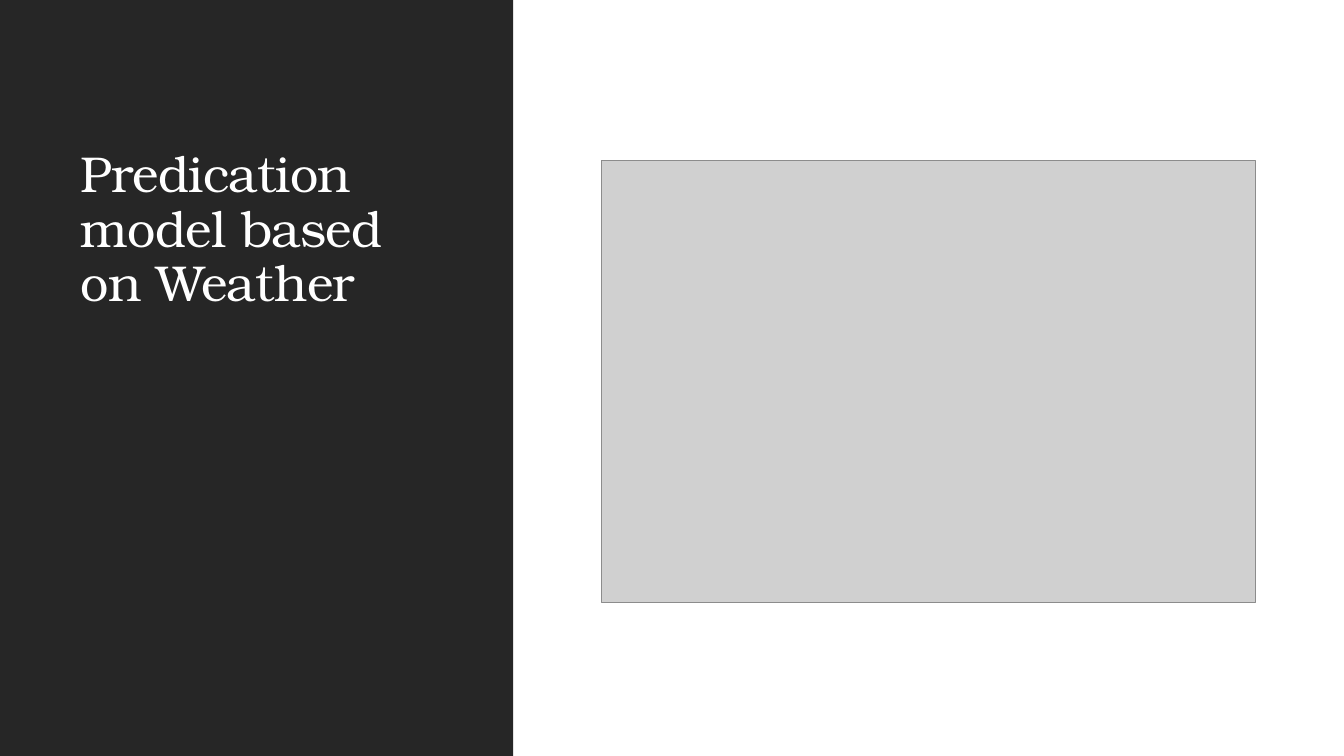
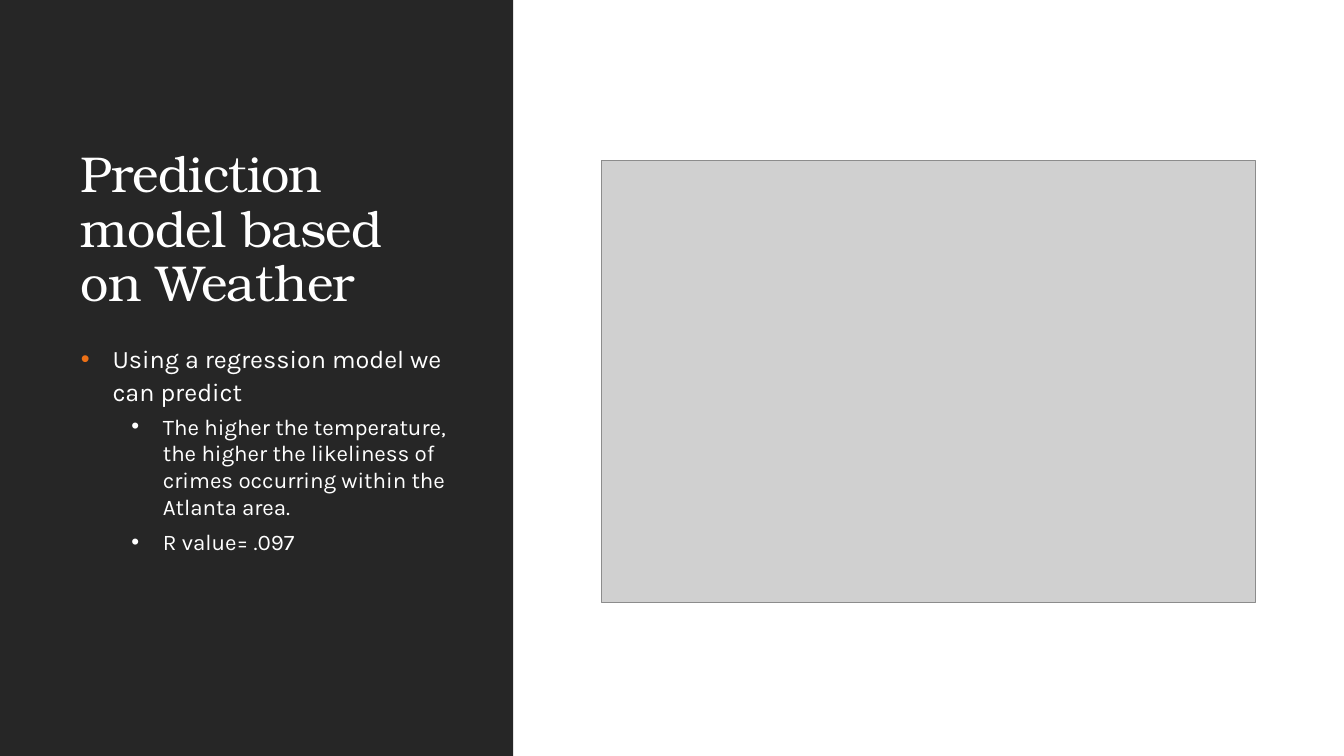
Before and after one commit to elqban753/ATL-weather-and-Crime, a slide deck: slide 13 of Crime Rate in relation to Weather in Atlanta.pptx. Drawn at 1344x756 pixels with LibreOffice and Linux fonts; fonts in the diff are those of the drawing; grey boxes stand for pictures. Boxes give left, top, right and bottom in pixels: in the first picture for what was removed or moved away, otherwise in the second. Text is boxed around its words. In the diff, an @@ line names an element or a change of style, - is before the commit and + after.

```diff
--- a/Crime Rate in relation to Weather in Atlanta.pptx
+++ b/Crime Rate in relation to Weather in Atlanta.pptx
@@ title at [81, 156, 382, 302]: text changed @@
-Predication model based on Weather
+Prediction model based on Weather
@@ text added at [113, 350, 446, 551], 16 pt, text #FFFFFF @@
+• Using a regression model we can predict
+  • The higher the temperature, the higher the likeliness of crimes occurring within the Atlanta area.
+  • R value= .097
```
Also in this commit, not shown: 9 other slides changed, 2 slides added, 1 slide removed, 1 other file.
